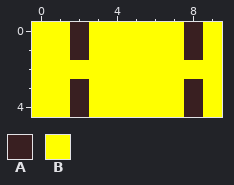
Two versions of one pixel-art file, aseprite/level_house_interior.aseprite. The first picture shows the starting point.
10x5 pixels, 1 frame.
Visible layers, top first: "constructions", "biome".
Palette (. is transparent): A #391f21  B #ffff00
Pixels before, first column x 0:
0 BBABBBBBAB
1 BBABBBBBAB
2 BBBBBBBBBB
3 BBABBBBBAB
4 BBABBBBBAB
Now the later version:
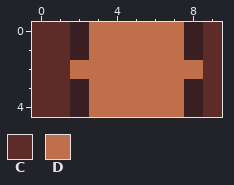
Colours new in this view: C #5d2c28  D #bf6f4a
The commit says: Biomes for parquet
The edit:
Changed rows in their new state; - is an unchanged pixel.
Layer "biome":
first column x 0:
0 CC-DDDDD-C
1 CC-DDDDD-C
2 CCDDDDDDDC
3 CC-DDDDD-C
4 CC-DDDDD-C
Changed places in both pictures, as pixel boxes (x1, y1, x2, y2):
changed: (32, 22, 222, 117)
